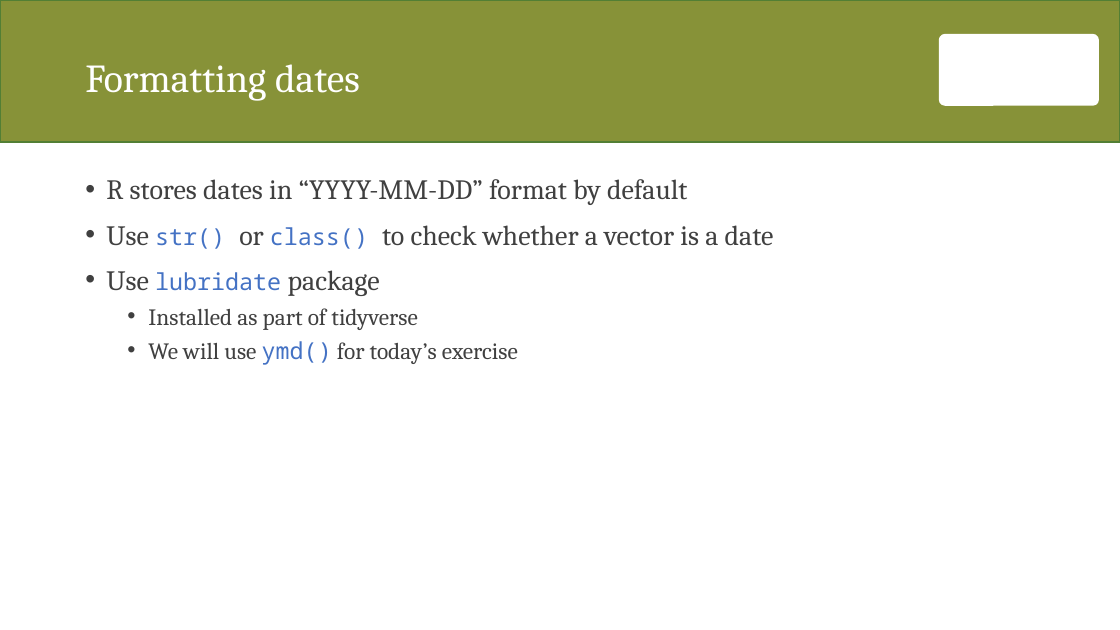
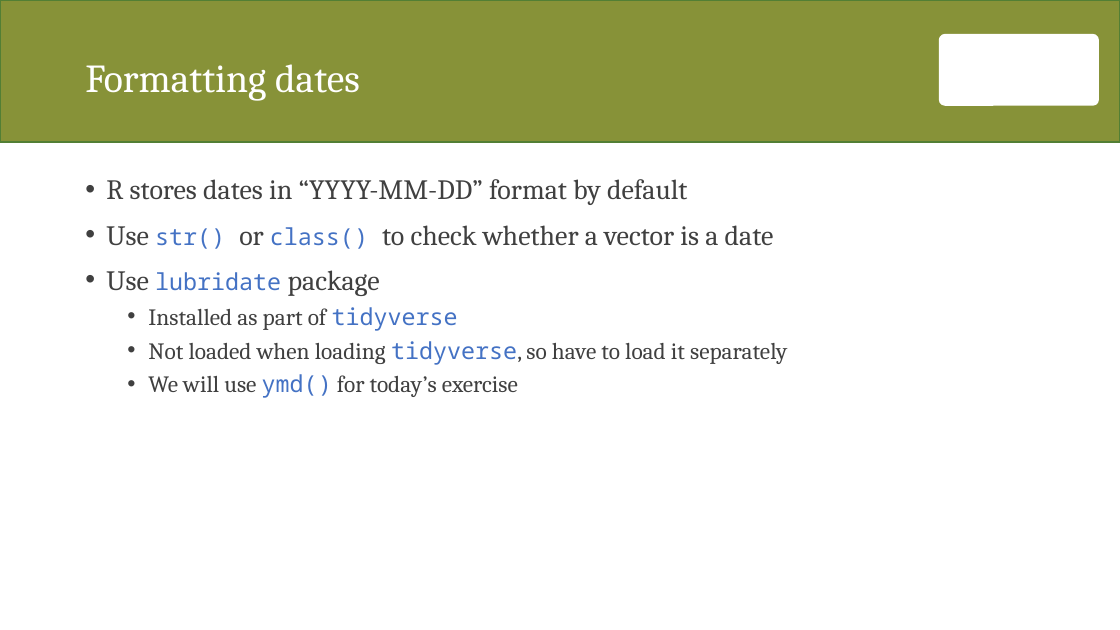
Before and after one commit to zawmtun/r_club, a slide deck: slide 6 of ex/02_starting_with_data.pptx. Drawn at 1120x630 pixels with LibreOffice and Linux fonts; fonts in the diff are those of the drawing; background and template pictures are left out. Boxes give left, top, right and bottom in pixels: in the first picture for what was removed or moved away, otherwise in the second. Text is boxed around its words. In the diff, an @@ line names an element or a change of style, - is before the commit and + after.

```diff
--- a/ex/02_starting_with_data.pptx
+++ b/ex/02_starting_with_data.pptx
@@ text at (x1=148, y1=307, x2=458, y2=331): font Cambria to Noto Sans Mono, text colour #404040 to #4472C4 in "tidyverse" @@
@@ text at (x1=148, y1=341, x2=787, y2=365): paragraph added @@
+  • Not loaded when loading tidyverse, so have to load it separately
```
Also in this commit, not shown: 5 other files.
